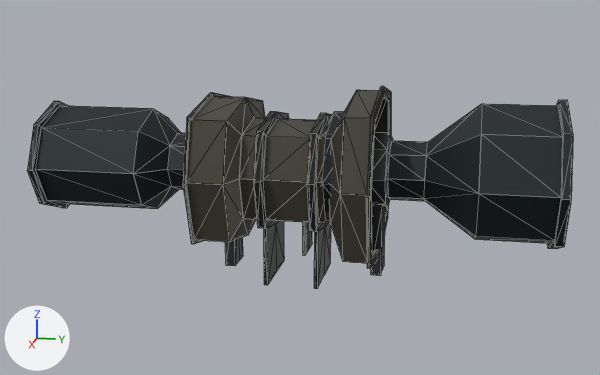
Renders of the Blender file source_art/combat_optics/steel_tide_optics.blend from each side of a commit.
Before and after are seen from a camera (50 mm lens) standing at (0.654, 0.135, 0.147) and looking at (0.0, 0.004, -0.017). The lights are fixed; the arrows at lower left show +X, +Y and +Z. The older version comes first. Mesh edges are drawn as thin lines.

In view in the first picture: 'HoloGeometry', 'MicroGeometry', 'ScopeGeometry'.
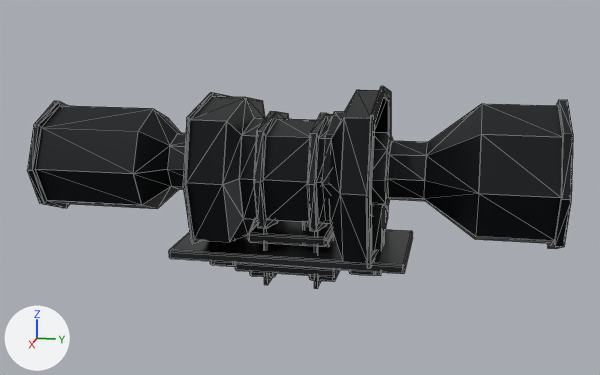
The change in detail:
Material 'HoloOpticHousing' (mat_holooptichousing) changes colour from dark grey #4d4b40 to black #1d1f22; in linear values from (0.075, 0.07, 0.052) to (0.012, 0.014, 0.016).
me_microgeometrymesh is used by ob_microgeometry; parent ob_microoptic; location (0.0, 0.0, 0.0).
me_microgeometrymesh had 780 vertices, 400 faces and spanned x -0.056..0.056, y -0.054..0.054, z -0.07..0.05.
me_microgeometrymesh now has 948 vertices, 562 faces and spans x -0.056..0.056, y -0.054..0.054, z -0.07..0.05.
me_microgeometrymesh part 1: a new loose piece of 56 vertices spanning x -0.034..0.034, y -0.032..0.032, z -0.056..-0.048, in mat_microoptichardware (dark grey #35383a).
Other edits to the shape of me_microgeometrymesh do not show in these pictures.
me_hologeometrymesh is used by ob_hologeometry; parent ob_holooptic; location (0.0, 0.0, 0.0).
me_hologeometrymesh had 784 vertices, 400 faces and spanned x -0.084..0.084, y -0.071..0.071, z -0.092..0.068.
me_hologeometrymesh now has 984 vertices, 578 faces and spans x -0.084..0.084, y -0.071..0.071, z -0.092..0.068.
me_hologeometrymesh part 2: a new loose piece of 56 vertices spanning x -0.043..0.043, y -0.041..0.041, z -0.078..-0.07, in mat_holooptichardware (dark grey #35383a).
me_hologeometrymesh part 3: a new loose piece of 56 vertices spanning x -0.015..0.015, y -0.036..-0.014, z -0.092..-0.078, in mat_holooptichardware (dark grey #35383a).
me_hologeometrymesh part 4: a new loose piece of 56 vertices spanning x -0.015..0.015, y 0.014..0.036, z -0.092..-0.078, in mat_holooptichardware (dark grey #35383a).
Other edits to the shape of me_hologeometrymesh do not show in these pictures.
me_scopegeometrymesh is used by ob_scopegeometry; parent ob_scopeoptic; location (0.0, 0.0, 0.0).
me_scopegeometrymesh had 758 vertices, 400 faces and spanned x -0.066..0.066, y -0.21..0.21, z -0.084..0.061.
me_scopegeometrymesh now has 926 vertices, 562 faces and spans x -0.066..0.066, y -0.21..0.21, z -0.084..0.061.
me_scopegeometrymesh part 5: a new loose piece of 56 vertices spanning x -0.047..0.047, y -0.095..0.095, z -0.07..-0.062, in mat_scopeoptichardware (dark grey #3c3f40).
me_scopegeometrymesh part 6: a new loose piece of 56 vertices spanning x -0.017..0.017, y -0.07..-0.048, z -0.084..-0.07, in mat_scopeoptichardware (dark grey #3c3f40).
me_scopegeometrymesh part 7: a new loose piece of 56 vertices spanning x -0.017..0.017, y 0.048..0.07, z -0.084..-0.07, in mat_scopeoptichardware (dark grey #3c3f40).

Pixel boxes [x1, y1, x2, y2] of what changed, in the pictures (600 x 375 px):
'HoloGeometry', recoloured, reshaped (dark grey to black): [183, 86, 391, 289] in both
'MicroGeometry', reshaped: before [303, 112, 344, 255]; after [248, 112, 344, 246]
part 1 of me_microgeometrymesh, added: after [248, 221, 333, 246]
part 2 of me_hologeometrymesh, added: after [235, 263, 338, 277]
part 3 of me_hologeometrymesh, added (mostly hidden): after [250, 272, 277, 277]
part 4 of me_hologeometrymesh, added: after [309, 270, 340, 282]
part 5 of me_scopegeometrymesh, added: after [169, 222, 413, 274]
part 6 of me_scopegeometrymesh, added (mostly hidden): after [210, 261, 235, 267]
part 7 of me_scopegeometrymesh, added (mostly hidden): after [349, 270, 376, 276]
